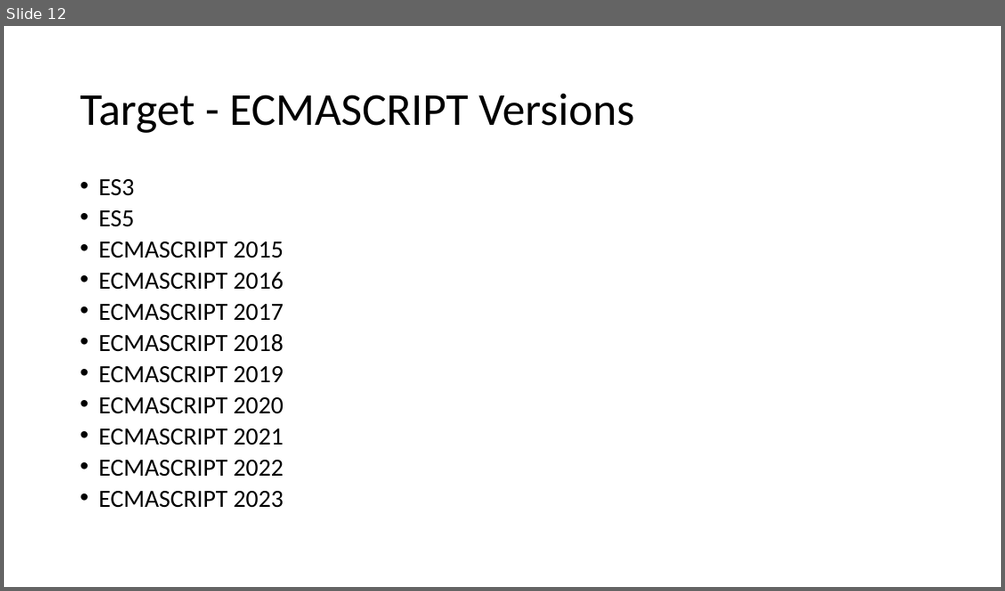
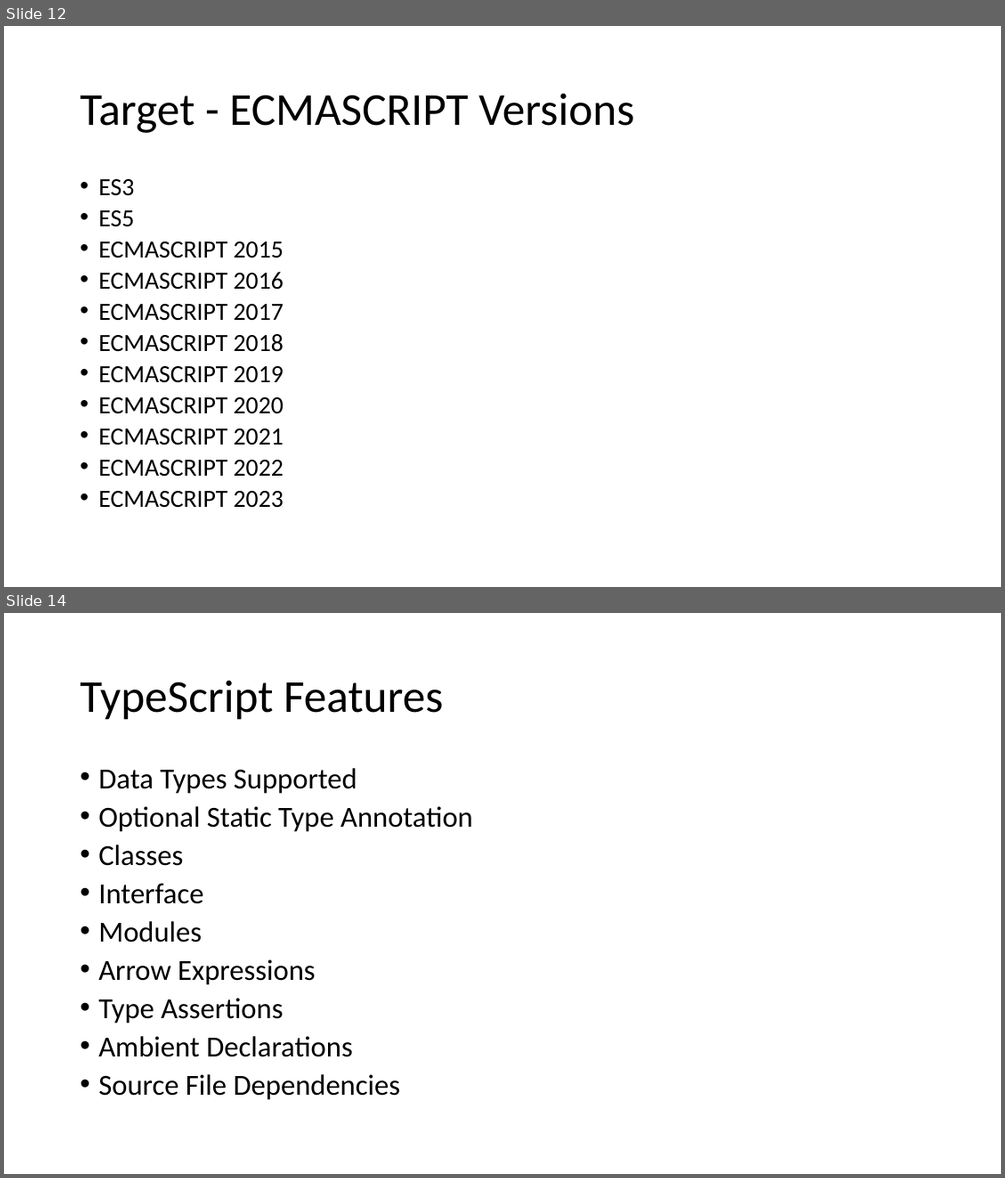
Before and after one commit to explore-with-manish/BFL_Byte_Jul23, a slide deck: Ng-Byte.pptx. Shown one above the other, each under a label of ours: slide 12 before the commit, slides 12 and 14 after it; the slides between them are not shown. The pictures are 1005x591 and 1005x1178 pixels, drawn with LibreOffice and Linux fonts; fonts in the diff are those of the drawing. Boxes give left, top, right and bottom in pixels: in the first picture for what was removed or moved away, otherwise in the second. Text is boxed around its words. In the diff, an @@ line names an element or a change of style, - is before the commit and + after.

```diff
--- a/Ng-Byte.pptx
+++ b/Ng-Byte.pptx
@@ slide 14 added at (4, 613, 1001, 1174), background #FFFFFF @@
@@ title added at (80, 680, 443, 720), 44 pt, text #000000 @@
+TypeScript Features
@@ text added at (98, 768, 473, 1100), 28 pt, text #000000 @@
+• Data Types Supported
+• Optional Static Type Annotation
+• Classes
+• Interface
+• Modules
+• Arrow Expressions
+• Type Assertions
+• Ambient Declarations
+• Source File Dependencies
```
Also in this commit, not shown: 57 other slides added.
